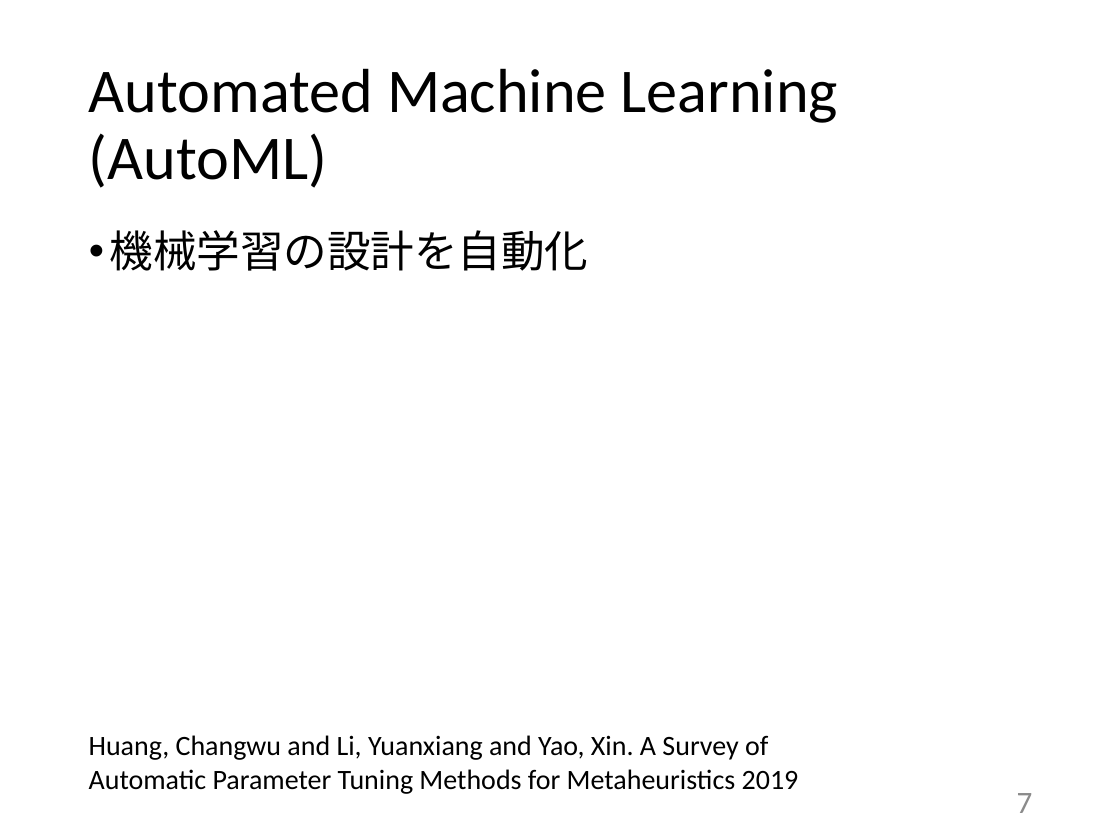
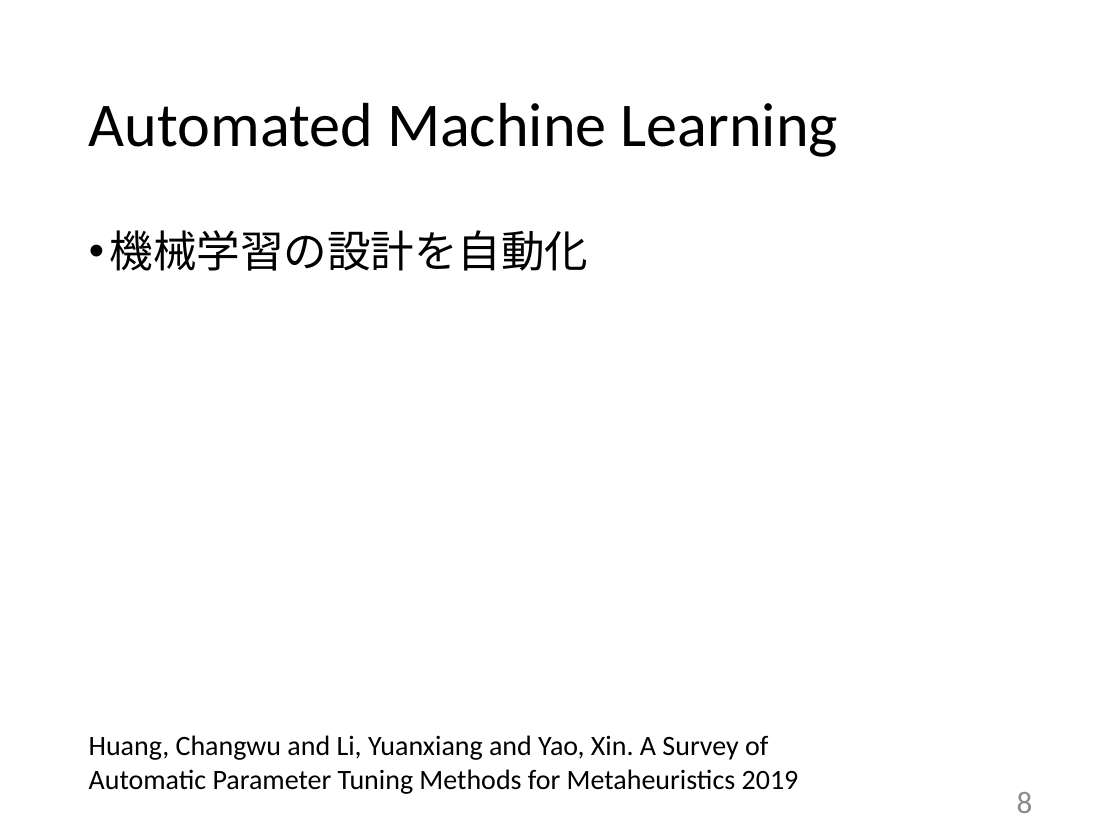
Before and after one commit to tatsuya-sugiyama/WeeklyReport, a slide deck: slide 8 of report/2020前期/2020_1st_sugiyama.pptx (slide 7 before the commit). Drawn at 1120x840 pixels with LibreOffice and Linux fonts; fonts in the diff are those of the drawing. Boxes give left, top, right and bottom in pixels: in the first picture for what was removed or moved away, otherwise in the second. Text is boxed around its words. In the diff, an @@ line names an element or a change of style, - is before the commit and + after.

```diff
--- a/report/2020前期/2020_1st_sugiyama.pptx
+++ b/report/2020前期/2020_1st_sugiyama.pptx
@@ title at (89,102,838,157): text changed @@
-Automated Machine Learning
-(AutoML)
+Automated Machine Learning
@@ page number at (1017,792,1033,813): text changed @@
-7
+8
```
Also in this commit, not shown: 31 other slides changed, 17 slides added, 1 slide removed.
